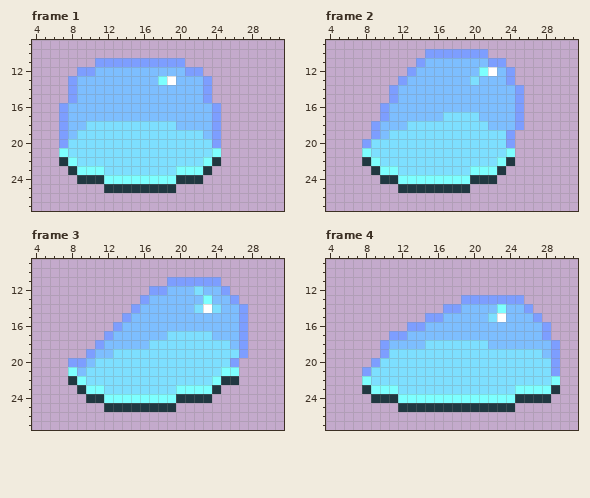
File history of a pixel-art file, workfiles/topdownshooter/pixel_blob_walk.ase. That is the earlier state.
32x32 pixels, 9 frames. Shown: frame 1: x 4..31, y 9..27; frame 2: x 4..31, y 9..27; frame 3: x 4..31, y 9..27; frame 4: x 4..31, y 9..27. The commit also changed other frames, which this record leaves out.
New version:
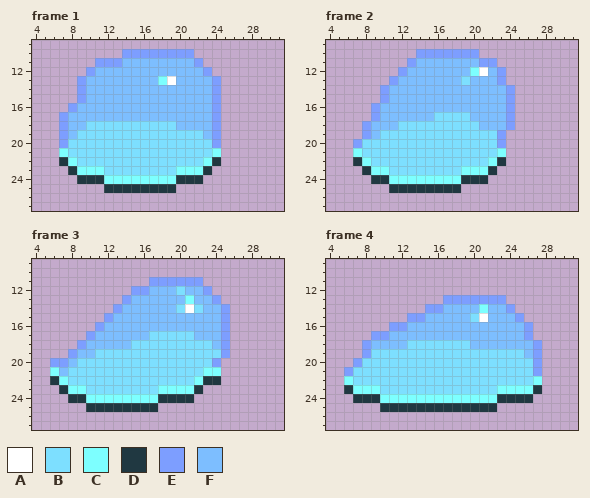
Palette (. is transparent): A #ffffff  B #7ddfff  C #7dffff  D #203841  E #7d9eff  F #7dbeff
Change:
Changed rows in their new state; - is an unchanged pixel.
Frame 1:
first column x 7:
10 -------EEEEEEEE---
11 -------FFFFFFFFE--
12 --.-----------FFE-
13 -.E-------------FE
14 -.E-------------FE
15 -.E-------------FE
16 .E----------------
Frame 2:
first column x 7:
10 -------E------.----
11 ------EF------E-.--
12 -----EF------CAFE.-
13 ----EF------BF--E.-
14 ---EF------------E.
15 ---EF------------E.
16 --EF-------------E.
17 --EF-----B---F---E.
18 -EF--B--------F--E.
19 -EFB------------E.-
20 EB--------------E.-
21 CB--------------C.-
22 DCB------------CD.-
23 -DC-B-------C--D.--
24 --D-C-------D--.---
25 ----D-------.------
Frame 3:
first column x 6:
11 -----------EE----..---
12 ---------EEFF-B-FE..--
13 --------EFF----C-FE..-
14 -------EFF----BA-FFE..
15 ------EFF----------E..
16 -----EFF-----------E..
17 ----EFF----BB---FF-E..
18 ---EFF---BB-------FE..
19 --EFFBB------------E..
20 EEFBB-------------E..-
21 CFBB-------------CC..-
22 DCBB------------CDD..-
23 -DCCBB------CC--D..---
24 --DDCC------DD--..----
25 ----DD------..--------
Frame 4:
first column x 6:
13 -----------EE-----..----
14 ---------EEFF--C-FE..---
15 -------EEFF---BAFF-E..--
16 -----EEFF-----------E..-
17 ---EEFF-------------E..-
18 --EFF--BB-----FF-----E..
19 --EBB---------------FE..
20 -EBB-----------------E..
21 EBB------------------E..
22 CBB------------------C..
23 DCC-BB-----------CC--D..
24 -DD-CC-----------DD--..-
25 ----DD-----------..-----
Changed places in both pictures, as pixel boxes (x1, y1, x2, y2):
changed: (122, 49, 221, 103)
changed: (59, 67, 86, 112)
changed: (353, 49, 524, 193)
changed: (50, 277, 248, 412)
changed: (344, 295, 560, 412)
